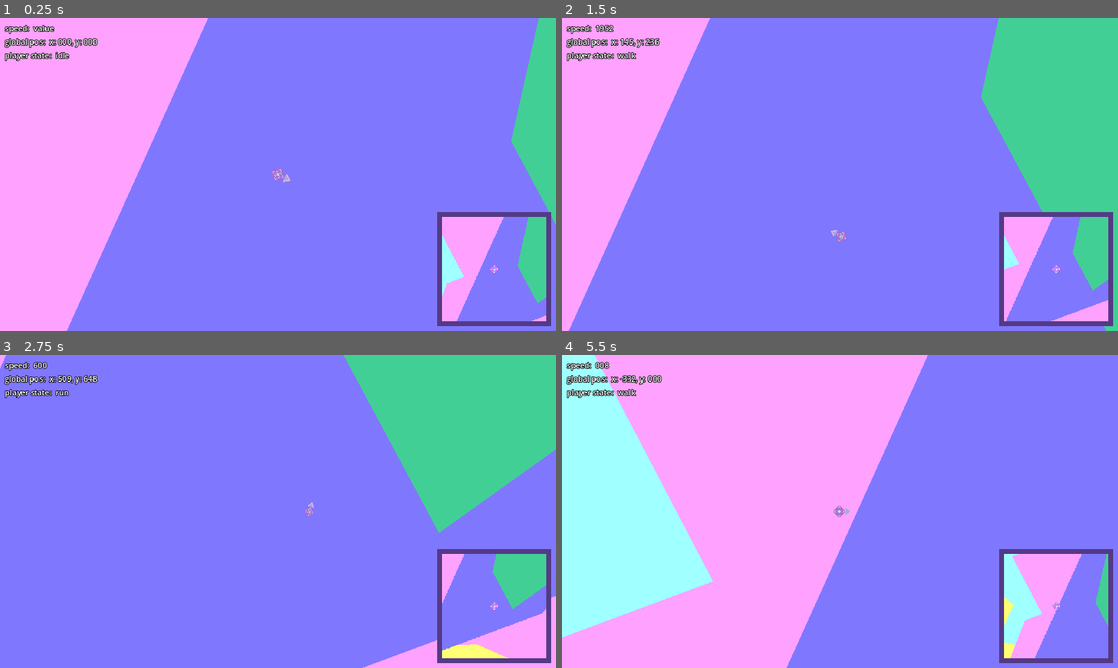
Above: before the commit, frames 1-4 (two rows, left to right).
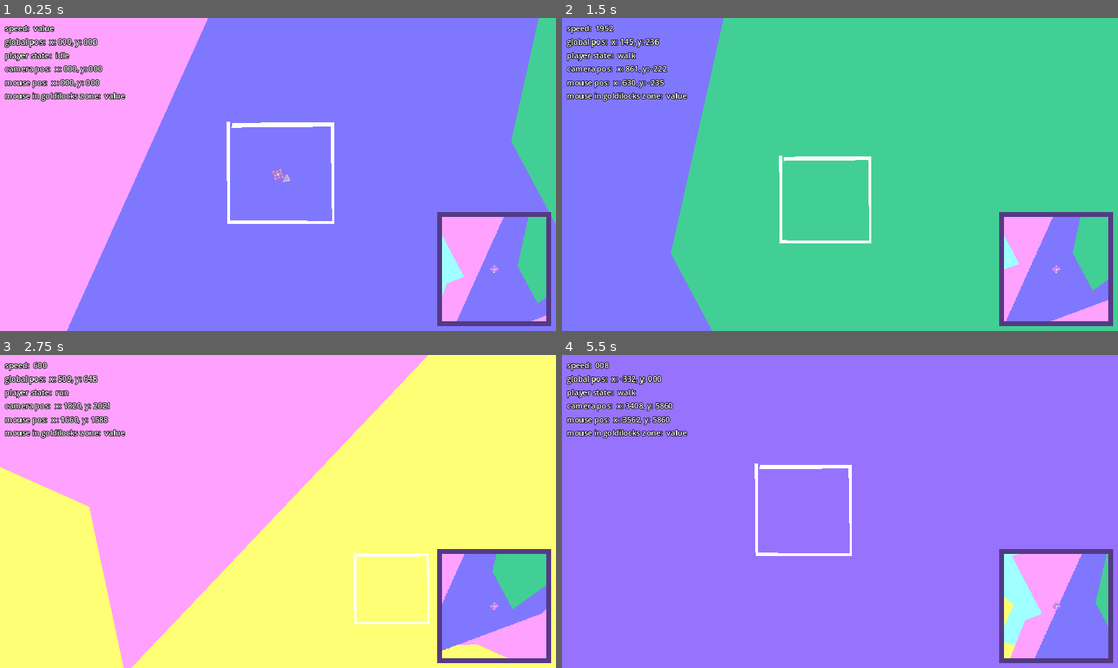
Above: after the commit, the same moments.

Repository: JJPSeno/project-q
Game: Godot game, scene res://World/world.tscn
The game is run twice, just before and just after one commit, with the same random seed, the same clock (stepped at 60 frames per second) and the same inputs.
Inputs (mouse positions are in pixels of both pictures, inside the frame that each line leads up to):
- Up to frame 1 (0.25 s): no input
- Up to frame 2 (1.5 s): tap Enter at 0.5 s; move the mouse to (962, 158) at 0.52 s; hold D (right) 0.53-1.28 s; hold W (base_movement) 0.53-1.28 s; move the mouse to (728, 190) at 1.27 s; hold S (down) from 1.28 s (still down); tap Space (dash) at 1.35 s
- Up to frame 3 (2.75 s): move the mouse to (333, 442) at 2.02 s; release S (down) at 2.03 s; hold D (right) from 2.03 s (still down); hold Shift (run) from 2.03 s (still down)
- Up to frame 4 (5.5 s): move the mouse to (812, 574) at 2.77 s; release Shift (run) at 2.78 s; tap W (base_movement) at 2.85 s; move the mouse to (1006, 558) at 3.52 s; release D (right) at 3.53 s; hold A (left) 3.53-5.03 s; tap Space (dash) at 3.6 s; tap F1 (debug_1) at 4.15 s; move the mouse to (673, 464) at 4.27 s; tap Shift (run) at 4.35 s; tap F2 (debug_2) at 4.9 s; move the mouse to (867, 511) at 5.02 s; hold S (down) from 5.03 s (still down); hold W (base_movement) from 5.03 s (still down)

The runs differ from the first frame. In frame 1, 1.8% of the frame differs, in the area x 0-61%, y 15-66%; in frame 2, 69%; in frame 3, 92%, in the area x 0-100%, y 0-100%; in frame 4, 53%.

Commit message:
Add pan camera

Diff:
--- a/Controllers/CameraController/camera_controller.gd
+++ b/Controllers/CameraController/camera_controller.gd
@@ -1,18 +1,56 @@
 extends Node2D
 
-@export var player_camera : Camera2D
-var player_node : CharacterBody2D
-
-@export var world_camera : Camera2D
+""" IMPLEMENTATION A """
+#@export var MIN_DISTANCE_SQUARED : float = 256
+#@export var MAX_DISTANCE_SQUARED : float = 90000
+""" END IMPLEMENTATION A """
+""" IMPLEMENTATION B """
+@export var MAX_DISTANCE : float = 100
+@export var SMOOTH_SPEED : float = 6
+""" END IMPLEMENTATION B """
+@onready var player_camera: Camera2D = %PlayerCamera
+@onready var world_camera: Camera2D = %WorldCamera
+@export var player_node : CharacterBody2D
 var world_node : Node2D
-
+var mouse_position : Vector2
+var target_position : Vector2
+var check_mouse_too_far : bool
+var check_mouse_too_near : bool
+var mouse_distance_just_right : bool
 func _ready() -> void:
-	player_camera.enabled = true
-	EventBus.camera_zoom_updated.connect(_on_camera_zoom_change)
 	var missing_camera = (player_camera == null or world_camera == null)
 	if missing_camera:
 		assert(!missing_camera, "Missing camera reference")
+	if player_node == null:
+		assert(player_node == null, "Missing player reference")
+	player_camera.enabled = true
+	world_node = world_camera.get_parent()
+	EventBus.camera_zoom_updated.connect(_on_camera_zoom_change)
 
+
+func _process(delta: float) -> void:
+	EventBus.camera_pos_updated.emit("x: %03.0f, y: %03.0f" % [player_camera.global_position.x, player_camera.global_position.y])
+	mouse_position = get_global_mouse_position()
+	EventBus.mouse_pos_updated.emit("x: %03.0f, y: %03.0f" % [mouse_position.x, mouse_position.y])
+	""" IMPLEMENTATION A """
+	#check_mouse_too_near = (mouse_position-player_node.position).length_squared() < MIN_DISTANCE_SQUARED
+	#check_mouse_too_far = (mouse_position-player_node.position).length_squared() > MAX_DISTANCE_SQUARED
+	#mouse_distance_just_right = !check_mouse_too_near and !check_mouse_too_far
+	#EventBus.mouse_in_goldilocks_zone.emit(str(mouse_distance_just_right))
+	#
+	#if !check_mouse_too_near:
+		#set_player_cam_position.call_deferred(player_camera, target_position)
+	#else:
+		#set_player_cam_position.call_deferred(player_camera, player_node.position)
+	""" END IMPLEMENTATION A """
+	""" IMPLEMENTATION B """
+	#target_position.x = clamp(mouse_position.x, -MAX_DISTANCE, MAX_DISTANCE)
+	#target_position.y = clamp(mouse_position.y, -MAX_DISTANCE, MAX_DISTANCE)
+	target_position.x = mouse_position.x
+	target_position.y = mouse_position.y
+	if target_position != Vector2.INF:
+		set_player_cam_position.call_deferred(player_camera, player_node.position+target_position, delta)
+	""" END IMPLEMENTATION B """
 
 func _on_camera_zoom_change(new_zoom: Vector2, new_speed: float) -> void:
 	if (player_camera.enabled):
@@ -23,3 +61,6 @@
 		tween.parallel().tween_property(player_camera, "position_smoothing_speed", new_speed, 0.5)\
 			.set_trans(Tween.TRANS_SINE)\
 			.set_ease(Tween.EASE_OUT)
+
+func set_player_cam_position(_player_camera: Camera2D, new_position: Vector2, _delta: float) -> void:
+	_player_camera.position = lerp(_player_camera.position, new_position, SMOOTH_SPEED * _delta)
--- a/GUI/Debug/debug_ui.gd
+++ b/GUI/Debug/debug_ui.gd
@@ -9,6 +9,9 @@
 	add_debug_item("speed","value", EventBus.speed_updated)
 	add_debug_item("global pos","value", EventBus.position_updated)
 	add_debug_item("player state","run", EventBus.player_state_updated)
+	add_debug_item("camera pos","value", EventBus.camera_pos_updated)
+	add_debug_item("mouse pos","value", EventBus.mouse_pos_updated)
+	add_debug_item("mouse in goldilocks zone","value", EventBus.mouse_in_goldilocks_zone)
 
 # this debug item needs to subscribe to signals
 func add_debug_item(label_name: String, value: String, update_signal = null) -> void:
--- a/Player/player.tscn
+++ b/Player/player.tscn
@@ -10,6 +10,7 @@
 
 [node name="Player" type="CharacterBody2D" groups=["player"]]
 modulate = Color(0.86, 0.86, 0.86, 1)
+up_direction = Vector2(1, 0)
 script = ExtResource("1_t54ku")
 
 [node name="MovementController" parent="." node_paths=PackedStringArray("parent") instance=ExtResource("2_qxbrg")]
--- a/Singletons/event_bus.gd
+++ b/Singletons/event_bus.gd
@@ -4,6 +4,9 @@
 signal speed_updated(new_speed)
 signal position_updated(new_pos)
 signal player_state_updated(new_state)
+signal camera_pos_updated(new_pos)
+signal mouse_pos_updated(new_pos)
+signal mouse_in_goldilocks_zone(check)
 #endregion
 
 signal camera_zoom_updated(new_zoom, new_speed)
--- a/World/world.tscn
+++ b/World/world.tscn
@@ -11,19 +11,24 @@
 
 [node name="TestFloor" parent="." instance=ExtResource("1_3ps4a")]
 
-[node name="CameraController" parent="." node_paths=PackedStringArray("player_camera", "world_camera") instance=ExtResource("1_bdx5k")]
+[node name="CameraController" parent="." node_paths=PackedStringArray("player_node") instance=ExtResource("1_bdx5k")]
 script = ExtResource("2_iu3vl")
-player_camera = NodePath("../Player/PlayerCamera")
-world_camera = NodePath("../WorldCamera")
+player_node = NodePath("../Player")
+
+[node name="WorldCamera" type="Camera2D" parent="CameraController"]
+unique_name_in_owner = true
+enabled = false
+
+[node name="PlayerCamera" type="Camera2D" parent="CameraController"]
+unique_name_in_owner = true
+position_smoothing_enabled = true
+position_smoothing_speed = 2.0
+
+[node name="Polygon2D" type="Polygon2D" parent="CameraController/PlayerCamera"]
+position = Vector2(0, -23)
+polygon = PackedVector2Array(-95, -84, 116, -85, 117, 125, -105, 125, -107, -87, -99, -87, -99, 118, 112, 119, 109, -76, -96, -74)
 
 [node name="Player" parent="." instance=ExtResource("1_q4ndm")]
-
-[node name="PlayerCamera" type="Camera2D" parent="Player"]
-position_smoothing_enabled = true
-position_smoothing_speed = 10.0
-
-[node name="WorldCamera" type="Camera2D" parent="."]
-enabled = false
 
 [node name="MainCanvasLayer" parent="." instance=ExtResource("4_anaq4")]
 
--- a/project.godot
+++ b/project.godot
@@ -27,7 +27,6 @@
 [display]
 
 window/stretch/mode="canvas_items"
-window/stretch/aspect="keep_width"
 mouse_cursor/custom_image="res://Assets/Cursors/ArrowCursorSmall.png"
 
 [global_group]
Not shown, added: export_presets.cfg
